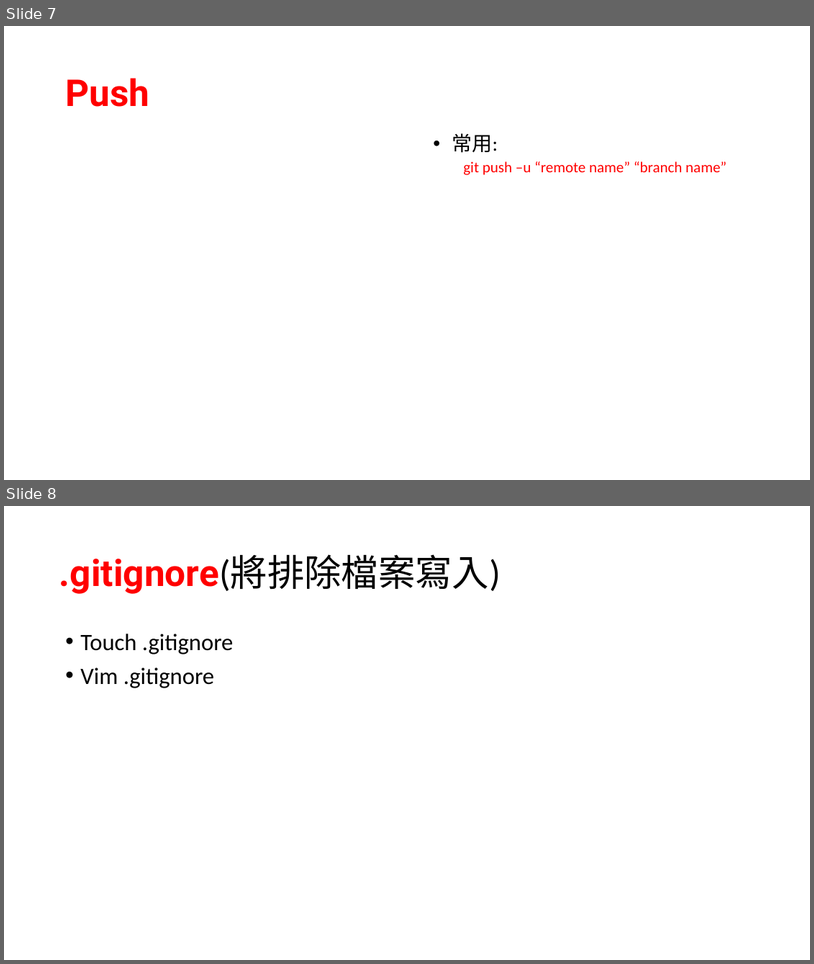
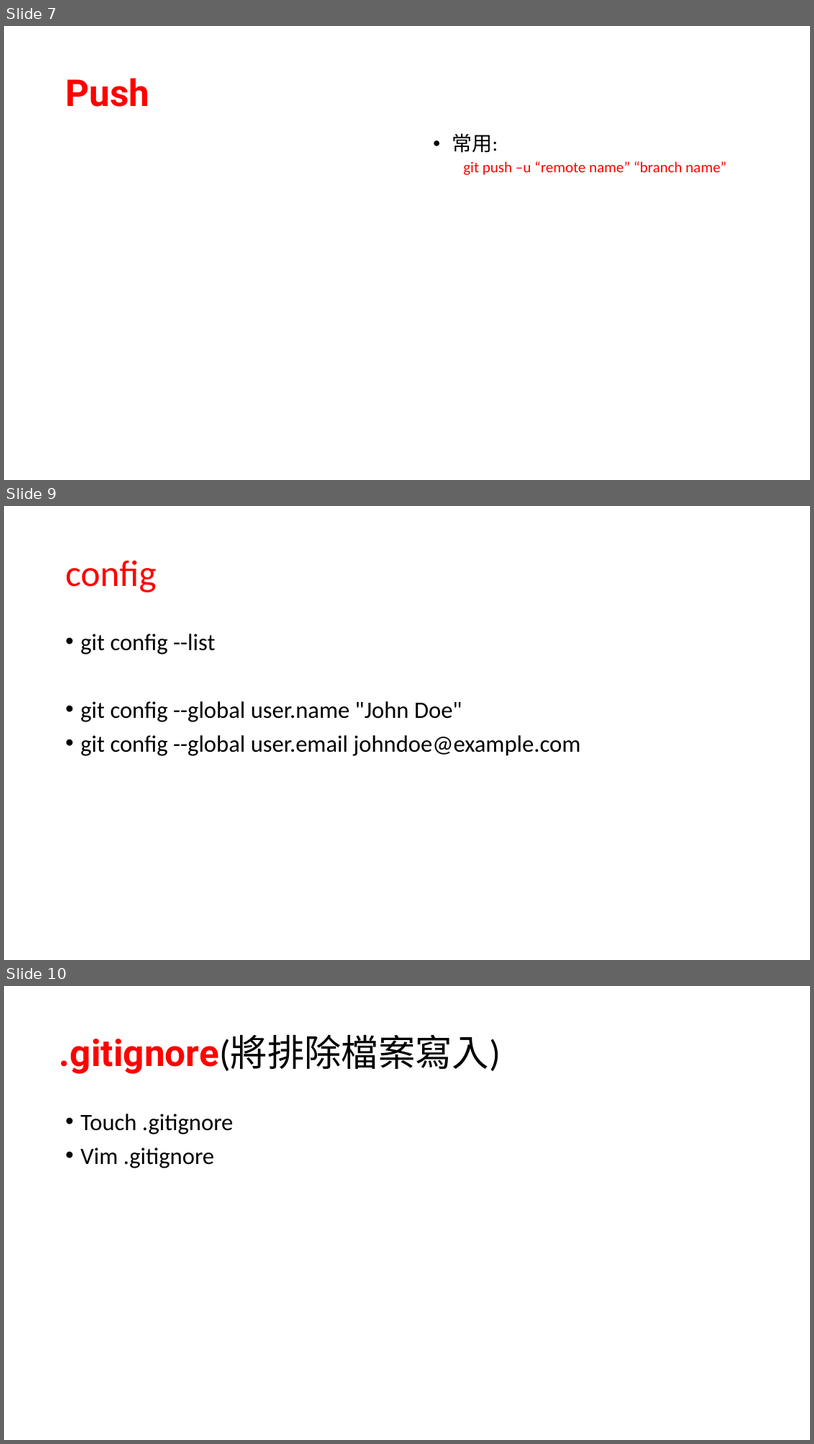
Before and after one commit to rdot-lee/ProgramNotebook, a slide deck: Git/Git command note.pptx. Shown one above the other, each under a label of ours: slides 7 and 8 before the commit, slides 7, 9 and 10 after it; the slides between them are not shown. The pictures are 814x964 and 814x1444 pixels, drawn with LibreOffice and Linux fonts; fonts in the diff are those of the drawing. Boxes give left, top, right and bottom in pixels: in the first picture for what was removed or moved away, otherwise in the second. Text is boxed around its words. In the diff, an @@ line names an element or a change of style, - is before the commit and + after.

```diff
--- a/Git/Git command note.pptx
+++ b/Git/Git command note.pptx
@@ slide 9 added at (4,506,810,960), background #FFFFFF @@
@@ title added at (65,560,156,592), 44 pt, text #FF0000 @@
+config
@@ text added at (80,633,581,756), 28 pt, text #000000 @@
+• git config --list
+• git config --global user.name "John Doe"
+• git config --global user.email johndoe@example.com
@@ what was slide 8 is now slide 10 @@
```
Also in this commit, not shown: 1 other slide added.
